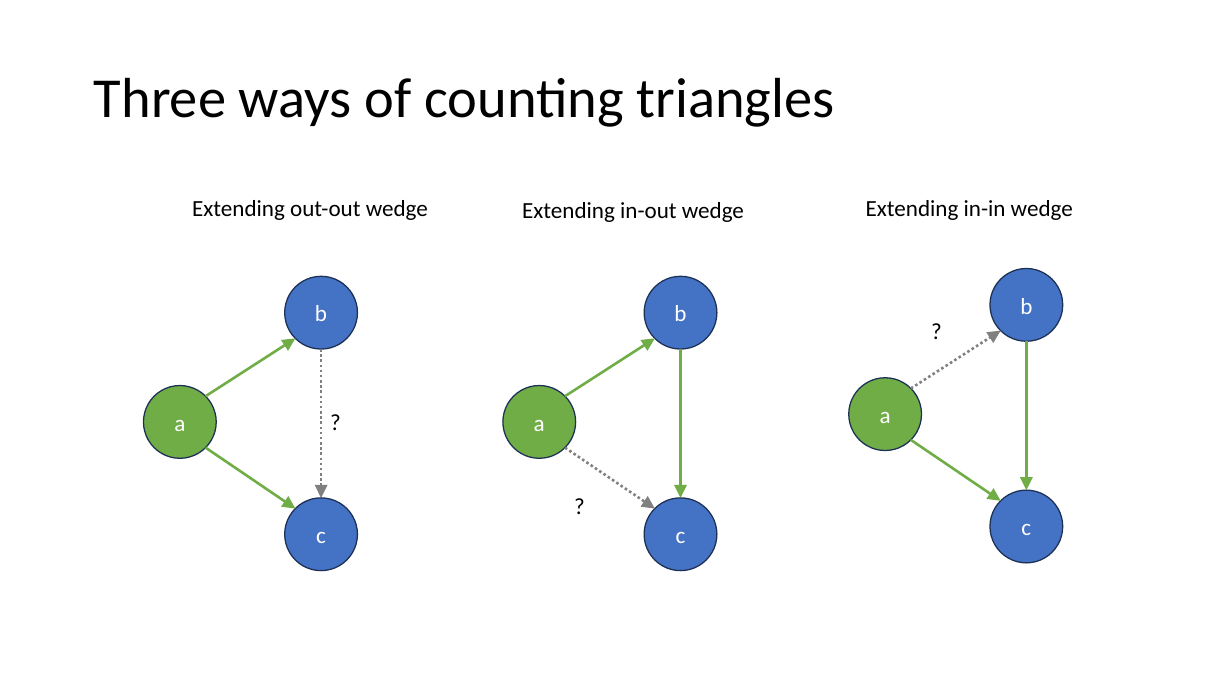
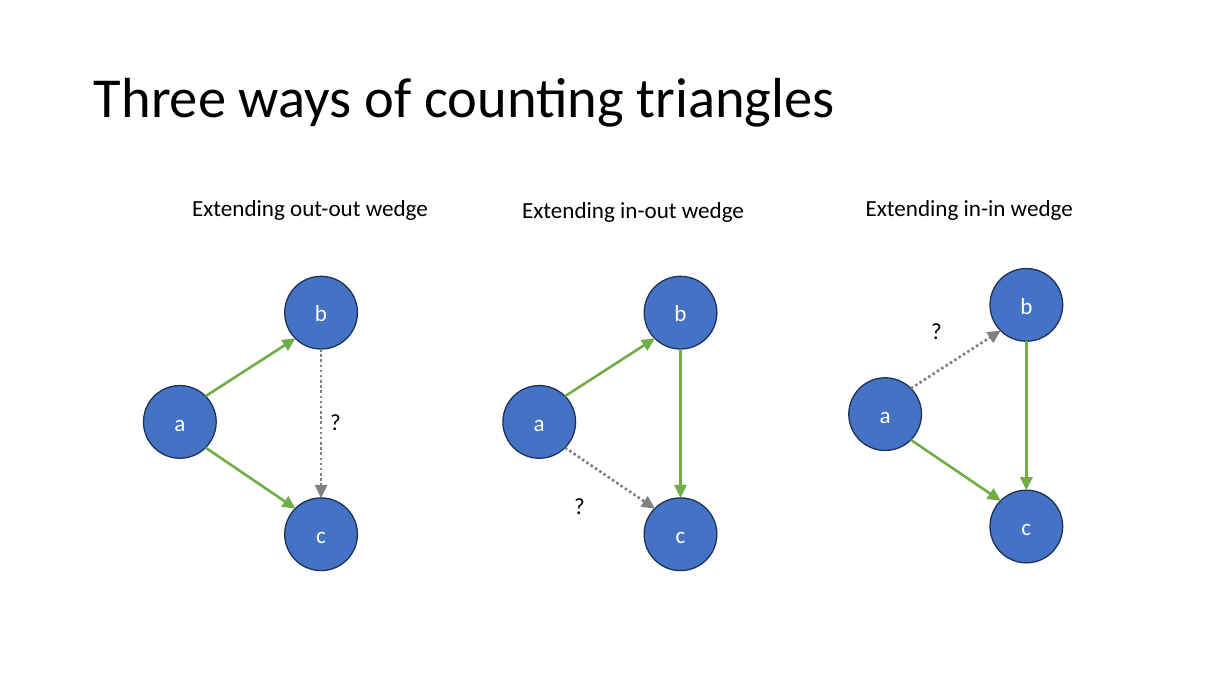
Before and after one commit to samwindels/gradco, a slide deck: slide 31 of presentation.pptx. Drawn at 1232x693 pixels with LibreOffice and Linux fonts; fonts in the diff are those of the drawing. Boxes give left, top, right and bottom in pixels: in the first picture for what was removed or moved away, otherwise in the second. Text is boxed around its words. In the diff, an @@ line names an element or a change of style, - is before the commit and + after.

```diff
--- a/presentation.pptx
+++ b/presentation.pptx
@@ fill #70AD47 to #4472C4 in 3 elements at (143, 385, 216, 458), (503, 385, 576, 458), (849, 378, 922, 451) @@
```
Also in this commit, not shown: 1 other slide changed, 2 other files.
